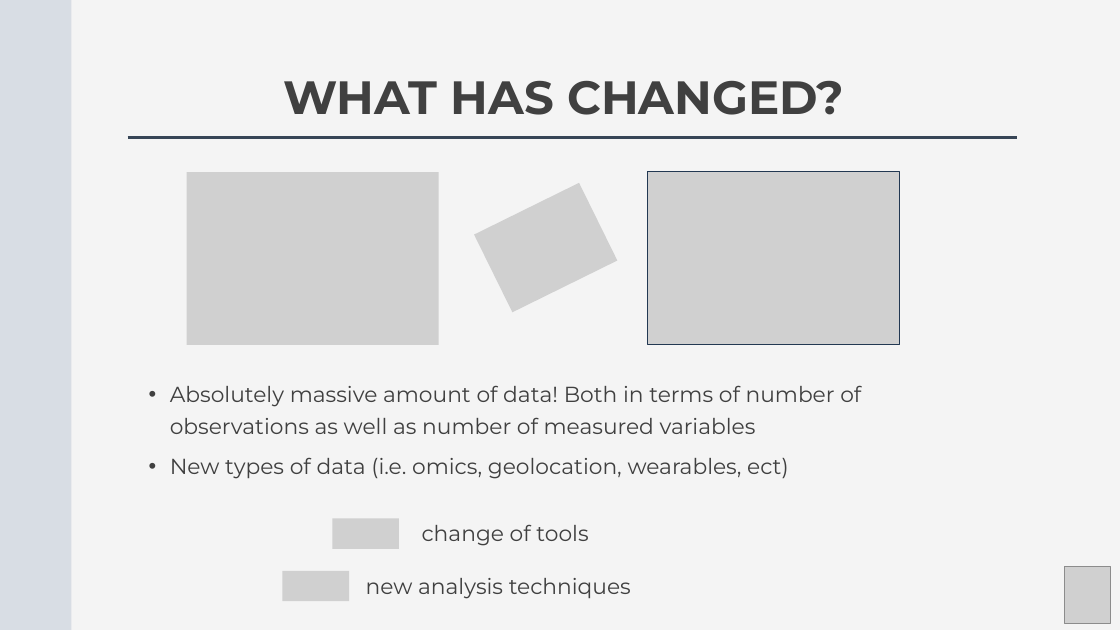
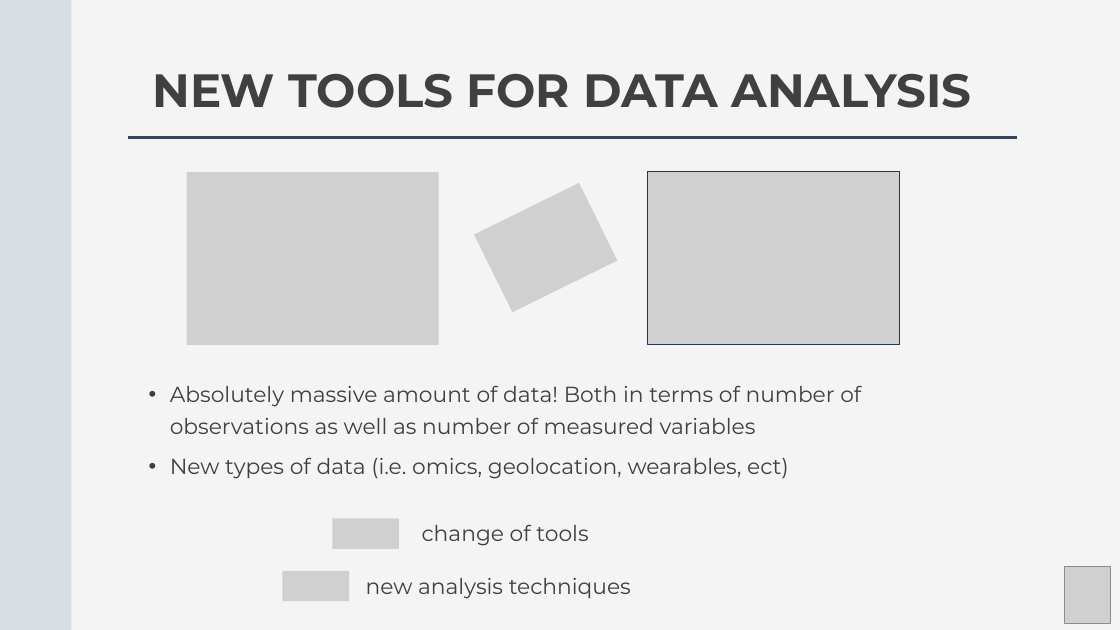
Before and after one commit to Center-for-Health-Data-Science/Foundations-of-Health-Data-Science, a slide deck: slide 16 of Slides/FHDS_Data_Collection_Part1.pptx. Drawn at 1120x630 pixels with LibreOffice and Linux fonts; fonts in the diff are those of the drawing; grey boxes stand for pictures. Boxes give left, top, right and bottom in pixels: in the first picture for what was removed or moved away, otherwise in the second. Text is boxed around its words. In the diff, an @@ line names an element or a change of style, - is before the commit and + after.

Commit message:
slide show 1 updated, text cut and headers changed

```diff
--- a/Slides/FHDS_Data_Collection_Part1.pptx
+++ b/Slides/FHDS_Data_Collection_Part1.pptx
@@ text at box(152, 74, 971, 108): text changed @@
-WHAT HAS CHANGED?
+NEW TOOLS FOR DATA ANALYSIS
```
Also in this commit, not shown: 6 other slides changed, 1 other file.
